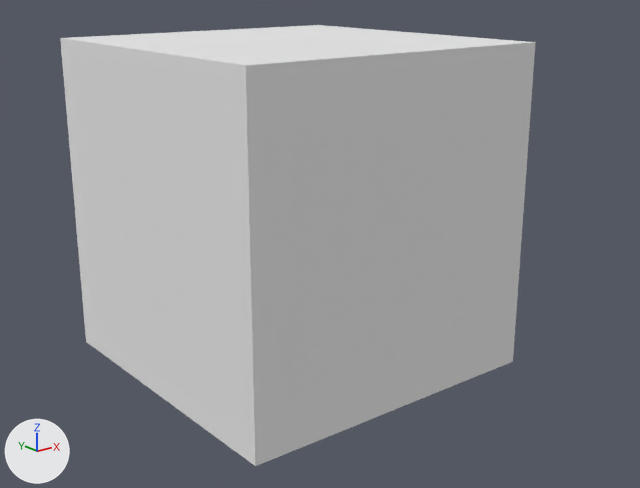
Renders of the Blender file Blender Model Source/Base.blend from each side of a commit.
One viewpoint serves both versions: a 50 mm camera at (-3.22, -4.29, 1.41) aimed at (0.09, -0.16, -0.24). Lighting does not change. The marker at lower left points along +X, +Y and +Z.
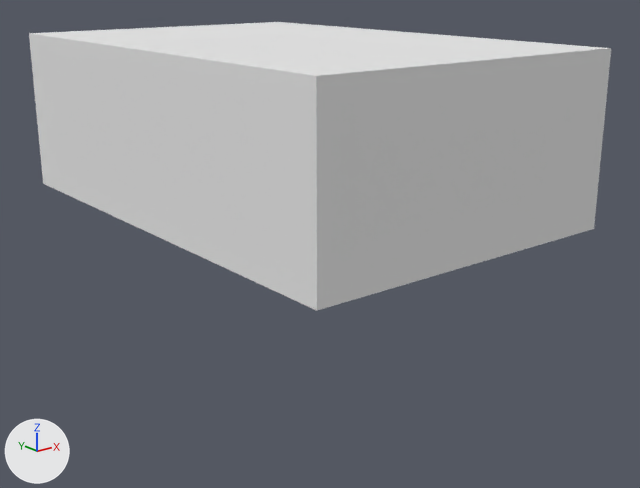
Boxes [x1, y1, x2, y2] around the edits, measured in the pictures (640 x 488 px):
'Cube', reshaped, modifiers changed (22% wider, 34% shorter): before [60, 25, 536, 466]; after [29, 22, 611, 311]

What changed in the scene script:
```text
Change me_cube:
    used by ob_cube; location = (0.0, 0.0, 0.0)
    remove me_cube.from_pydata(...)  # 8 vertices, 6 faces; spans x -1.0..1.0, y -1.0..1.0, z -1.0..1.0
    add me_cube.from_pydata(...)  # 24 vertices, 17 faces; spans x 0.0..1.0, y 0.0..1.5, z 0.0..1.0
    me_cube part 1
    7 vertices are removed from x -1.0..1.0, y -1.0..1.0, z -1.0..1.0
    6 faces are deleted
    8 vertices are added at x 0.0, y 0.0..1.5, z 0.0..1.0
    8 new vertices lie (0.5, 0.0, 0.0) away from vertices in x 0.0, y 0.0..1.5, z 0.0..1.0
    7 new vertices lie (0.5, 0.0, 0.0) away from vertices in x 0.5, y 0.0..1.5, z 0.0..1.0
    17 new faces join them
Change ob_cube:
    add _m = ob_cube.modifiers.new('Mirror', 'MIRROR')
    add _m.use_axis = (True, True, False)
```
